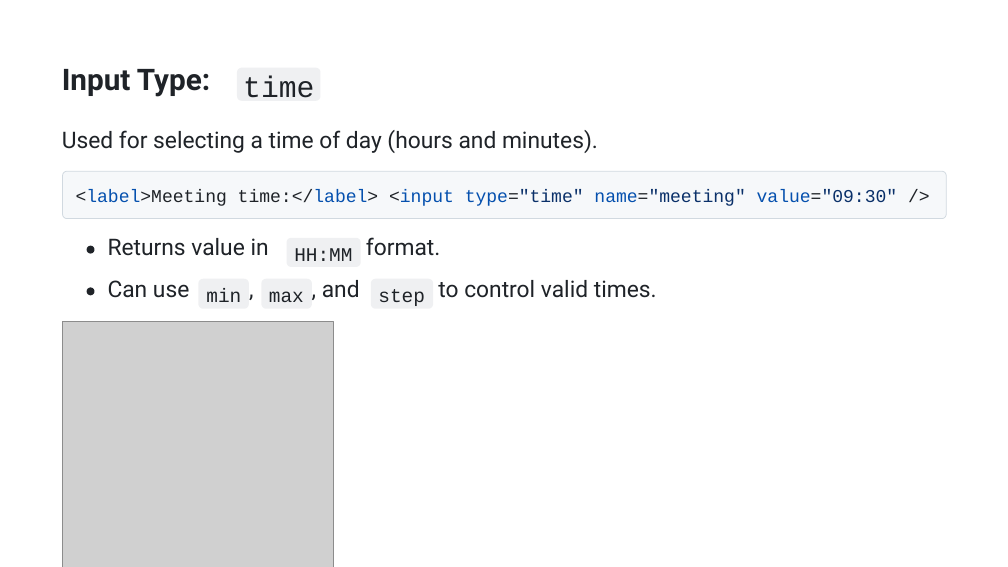
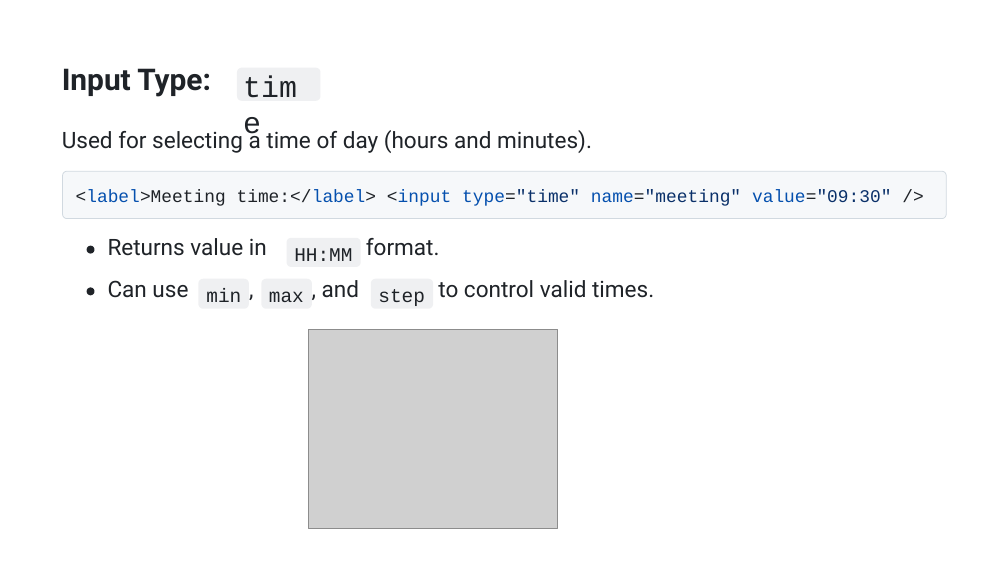
Before and after one commit to AhmedOsman101/Obsidian, a slide deck: slide 31 of src/College/yearTwo/firstTerm/WebDevelopment/tasks/presentation.pptx (slide 34 before the commit). Drawn at 1008x567 pixels with LibreOffice and Linux fonts; fonts in the diff are those of the drawing; grey boxes stand for pictures. Boxes give left, top, right and bottom in pixels: in the first picture for what was removed or moved away, otherwise in the second. Text is boxed around its words. In the diff, an @@ line names an element or a change of style, - is before the commit and + after.

```diff
--- a/src/College/yearTwo/firstTerm/WebDevelopment/tasks/presentation.pptx
+++ b/src/College/yearTwo/firstTerm/WebDevelopment/tasks/presentation.pptx
@@ text "time" at (266, 131, 311, 149): size 28.3 to 28.5 pt @@
@@ text "<label>Meeting time:</label> <input type="time" name="meetin ..." at (76, 190, 892, 206): size 17.2 to 17 pt @@
@@ size 21.7 to 21.5 pt in 3 elements at (62, 129, 592, 153), (108, 238, 267, 256), (438, 280, 654, 298) @@
@@ picture: place and size @@
-picture at (62, 321, 333, 567)
+picture at (309, 330, 558, 529)
```
Also in this commit, not shown: 40 other slides changed, 1 slide added, 3 slides removed, 1 other file.
